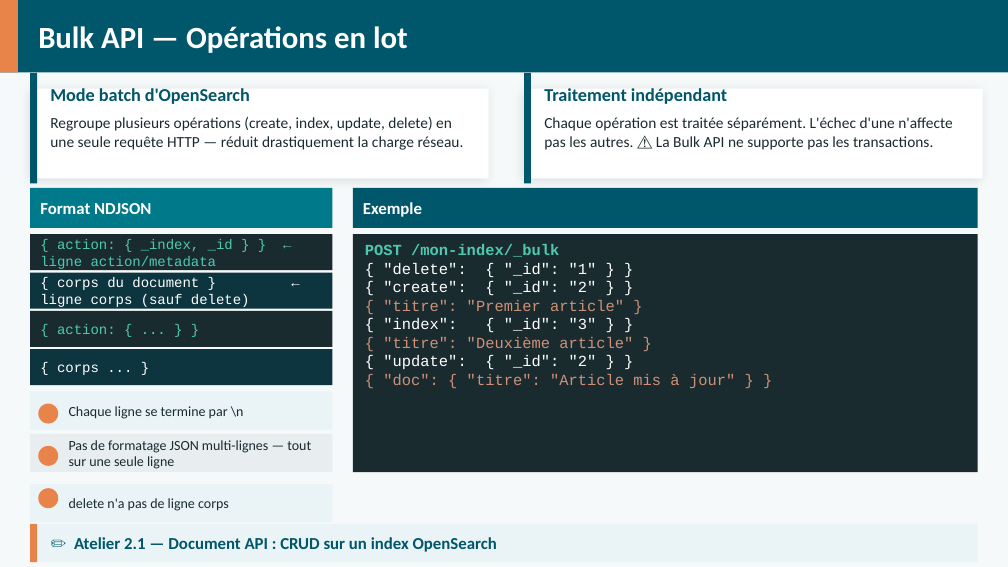
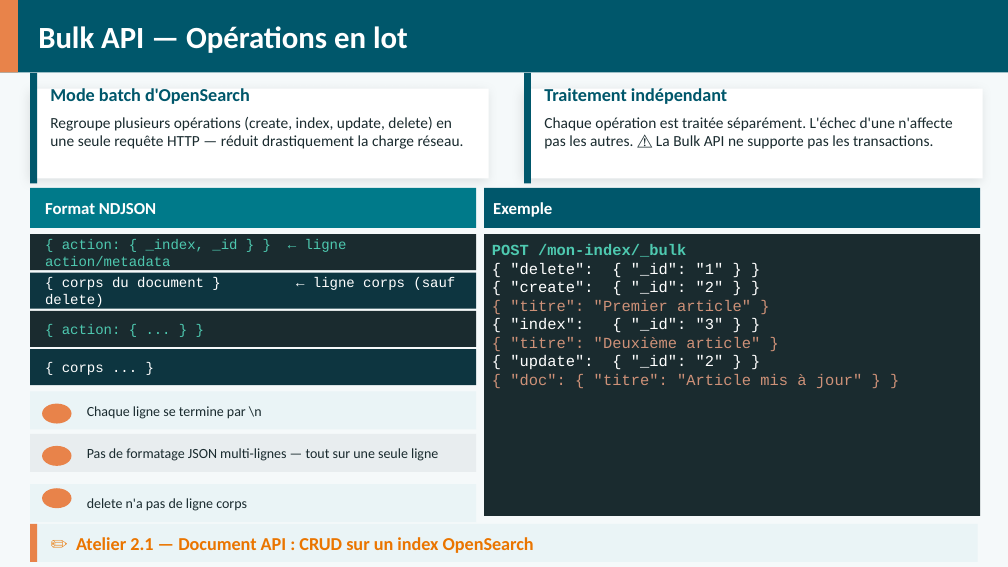
Before and after one commit to dthibau/opensearch, a slide deck: slide 34 of opensearch.pptx (slide 33 before the commit). Drawn at 1008x567 pixels with LibreOffice and Linux fonts; fonts in the diff are those of the drawing. Boxes give left, top, right and bottom in pixels: in the first picture for what was removed or moved away, otherwise in the second. Text is boxed around its words. In the diff, an @@ line names an element or a change of style, - is before the commit and + after.

```diff
--- a/opensearch.pptx
+++ b/opensearch.pptx
@@ rectangle: place and size @@
-rectangle at bbox=[30, 187, 333, 228]
+rectangle at bbox=[30, 187, 476, 228]
@@ text "Format NDJSON": place and size @@
-text "Format NDJSON" at bbox=[40, 203, 151, 214]
+text "Format NDJSON" at bbox=[45, 203, 156, 214]
@@ rectangle: place and size @@
-rectangle at bbox=[353, 187, 978, 228]
+rectangle at bbox=[484, 187, 980, 228]
@@ text "Exemple": place and size @@
-text "Exemple" at bbox=[363, 202, 422, 217]
+text "Exemple" at bbox=[493, 202, 552, 217]
@@ rectangle: place and size @@
-rectangle at bbox=[30, 234, 333, 270]
+rectangle at bbox=[30, 234, 476, 270]
@@ text "{ action: { _index, _id ...": place and size @@
-text "{ action: { _index, _id ..." at bbox=[40, 239, 233, 271]
+text "{ action: { _index, _id ..." at bbox=[45, 239, 237, 271]
@@ rectangle: place and size @@
-rectangle at bbox=[353, 234, 978, 472]
+rectangle at bbox=[484, 234, 980, 515]
@@ text "POST /mon-index/_bulk": place and size @@
-text "POST /mon-index/_bulk" at bbox=[365, 244, 735, 388]
+text "POST /mon-index/_bulk" at bbox=[492, 244, 862, 388]
@@ rectangle: place and size @@
-rectangle at bbox=[30, 272, 333, 308]
+rectangle at bbox=[30, 272, 476, 308]
@@ text "{ corps du document } ..." rewrapped from bbox=[40, 277, 250, 309] to bbox=[62, 277, 455, 290] @@
@@ rectangle: place and size @@
-rectangle at bbox=[30, 310, 333, 347]
+rectangle at bbox=[30, 310, 476, 347]
@@ text "{ action: { ... } ...": place and size @@
-text "{ action: { ... } ..." at bbox=[57, 324, 116, 334]
+text "{ action: { ... } ..." at bbox=[62, 324, 121, 334]
@@ rectangle: place and size @@
-rectangle at bbox=[30, 349, 333, 385]
+rectangle at bbox=[30, 349, 476, 385]
@@ text "{ corps ... }": place and size @@
-text "{ corps ... }" at bbox=[57, 364, 99, 375]
+text "{ corps ... }" at bbox=[62, 364, 104, 375]
@@ rectangle: place and size @@
-rectangle at bbox=[30, 391, 333, 429]
+rectangle at bbox=[30, 391, 476, 429]
@@ ellipse: place and size @@
-ellipse at bbox=[38, 403, 58, 423]
+ellipse at bbox=[42, 403, 72, 423]
@@ text "Chaque ligne se termine par ...": place and size @@
-text "Chaque ligne se termine par ..." at bbox=[69, 406, 244, 419]
+text "Chaque ligne se termine par ..." at bbox=[87, 406, 262, 419]
@@ rectangle: place and size @@
-rectangle at bbox=[30, 433, 333, 472]
+rectangle at bbox=[30, 433, 476, 472]
@@ ellipse: place and size @@
-ellipse at bbox=[38, 446, 58, 466]
+ellipse at bbox=[42, 446, 72, 466]
@@ text "Pas de formatage JSON multi-lignes ..." rewrapped from bbox=[69, 440, 311, 469] to bbox=[87, 448, 438, 461] @@
@@ rectangle: place and size @@
-rectangle at bbox=[30, 484, 333, 522]
+rectangle at bbox=[30, 484, 476, 522]
@@ ellipse: place and size @@
-ellipse at bbox=[38, 488, 58, 508]
+ellipse at bbox=[42, 488, 72, 508]
@@ text "delete n'a pas de ligne ...": place and size @@
-text "delete n'a pas de ligne ..." at bbox=[69, 498, 229, 511]
+text "delete n'a pas de ligne ..." at bbox=[87, 498, 247, 511]
@@ text "✏️ Atelier 2.1 — Document ..." at bbox=[76, 537, 534, 553]: size 12 to 13 pt, text colour #00576B to #EA7500 @@
```
Also in this commit, not shown: 54 other slides changed, 130 slides added, 8 slides removed, 50 other files.
